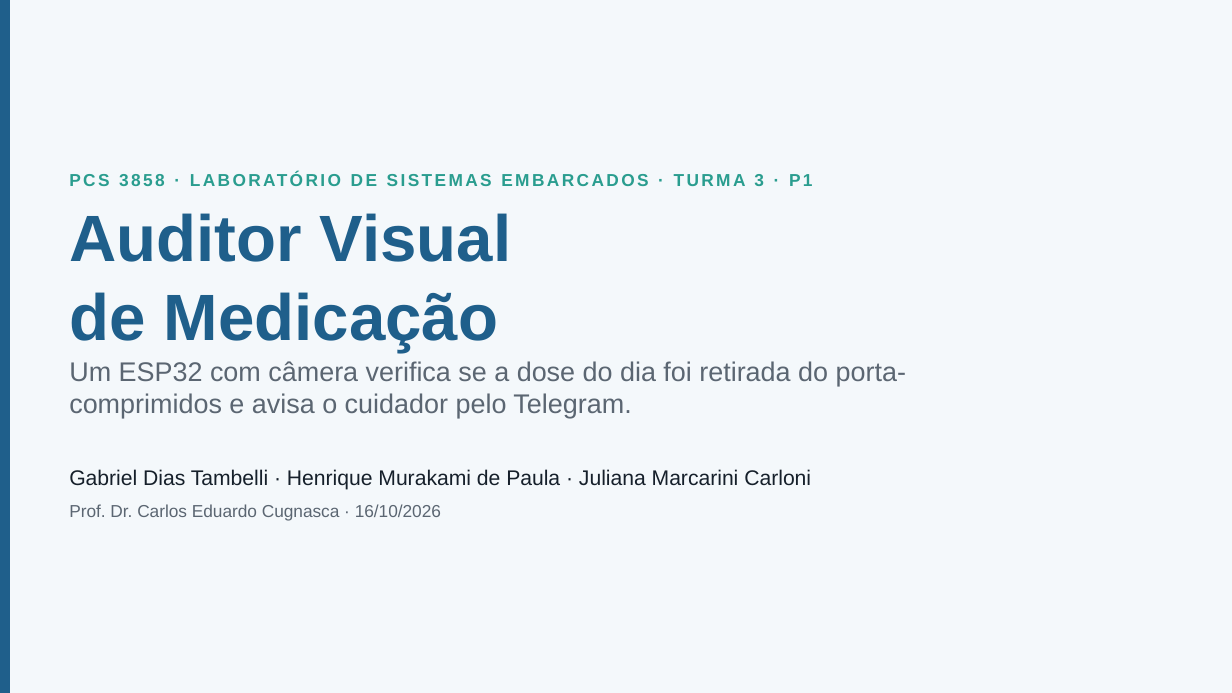
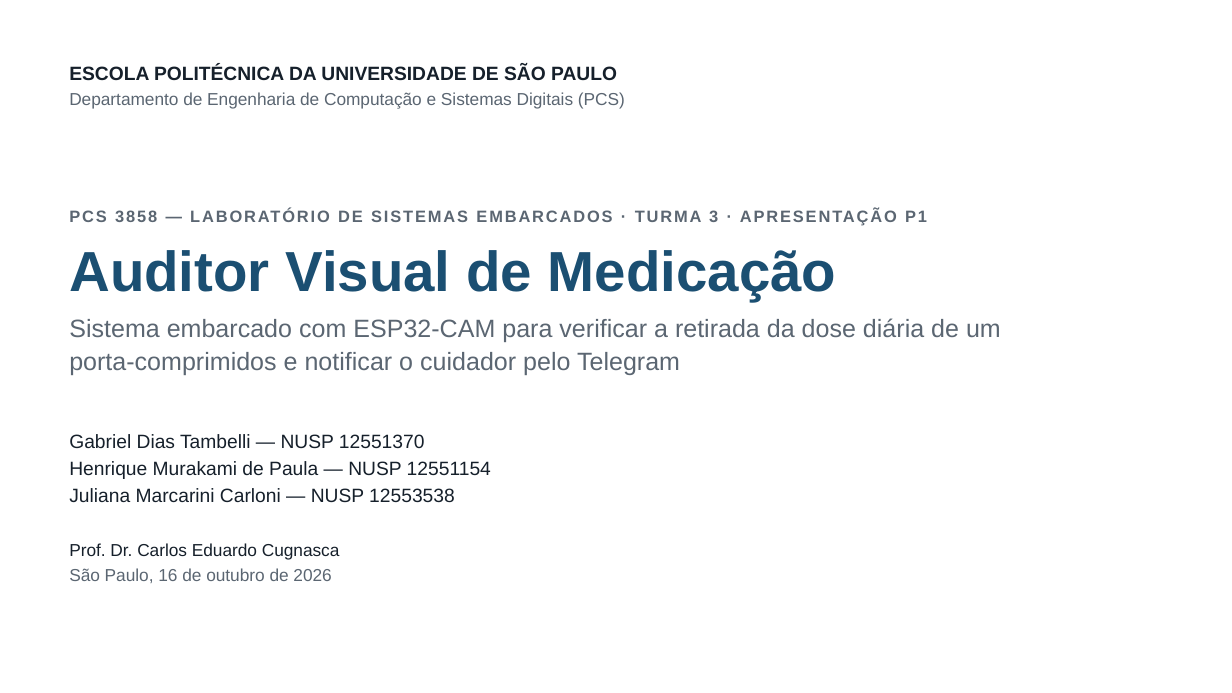
Before and after one commit to MurakamiHenrique/auditor-de-medicacao, a slide deck: slide 1 of Entrega-P1/Apresentacao_P1.pptx. Drawn at 1232x693 pixels with LibreOffice and Linux fonts; fonts in the diff are those of the drawing. Boxes give left, top, right and bottom in pixels: in the first picture for what was removed or moved away, otherwise in the second. Text is boxed around its words. In the diff, an @@ line names an element or a change of style, - is before the commit and + after.

```diff
--- a/Entrega-P1/Apresentacao_P1.pptx
+++ b/Entrega-P1/Apresentacao_P1.pptx
@@ background #F4F8FB to #FFFFFF @@
@@ rectangle removed at (x1=0, y1=0, x2=9, y2=693) @@
@@ text added at (x1=69, y1=65, x2=617, y2=81), 15 pt, text #16202B, bold @@
+ESCOLA POLITÉCNICA DA UNIVERSIDADE DE SÃO PAULO
@@ text added at (x1=69, y1=92, x2=625, y2=109), 13.5 pt, text #5B6672 @@
+Departamento de Engenharia de Computação e Sistemas Digitais (PCS)
@@ text at (x1=115, y1=210, x2=124, y2=222): text changed; size 13.5 to 12.8 pt; text colour #2A9D8F to #5B6672 @@
-PCS 3858 · LABORATÓRIO DE SISTEMAS EMBARCADOS · TURMA 3 · P1
+PCS 3858 — LABORATÓRIO DE SISTEMAS EMBARCADOS · TURMA 3 · APRESENTAÇÃO P1
@@ title at (x1=69, y1=250, x2=837, y2=301): text changed; size 51 to 44 pt; text colour #1F5F8B to #1B4F72 @@
-Auditor Visual
-de Medicação
+Auditor Visual de Medicação
@@ text at (x1=69, y1=318, x2=1001, y2=375): text changed; size 21 to 19.5 pt @@
-Um ESP32 com câmera verifica se a dose do dia foi retirada do porta-comprimidos e avisa o cuidador pelo Telegram.
+Sistema embarcado com ESP32-CAM para verificar a retirada da dose diária de um porta-comprimidos e notificar o cuidador pelo Telegram
@@ text at (x1=69, y1=434, x2=491, y2=502): text changed; size 16.5 to 15 pt @@
-Gabriel Dias Tambelli · Henrique Murakami de Paula · Juliana Marcarini Carloni
+Gabriel Dias Tambelli — NUSP 12551370
+Henrique Murakami de Paula — NUSP 12551154
+Juliana Marcarini Carloni — NUSP 12553538
@@ text at (x1=69, y1=543, x2=340, y2=560): text changed; text colour #5B6672 to #16202B @@
-Prof. Dr. Carlos Eduardo Cugnasca · 16/10/2026
+Prof. Dr. Carlos Eduardo Cugnasca
@@ text added at (x1=69, y1=568, x2=331, y2=583), 13.5 pt, text #5B6672 @@
+São Paulo, 16 de outubro de 2026
```
Also in this commit, not shown: 11 other slides changed.
